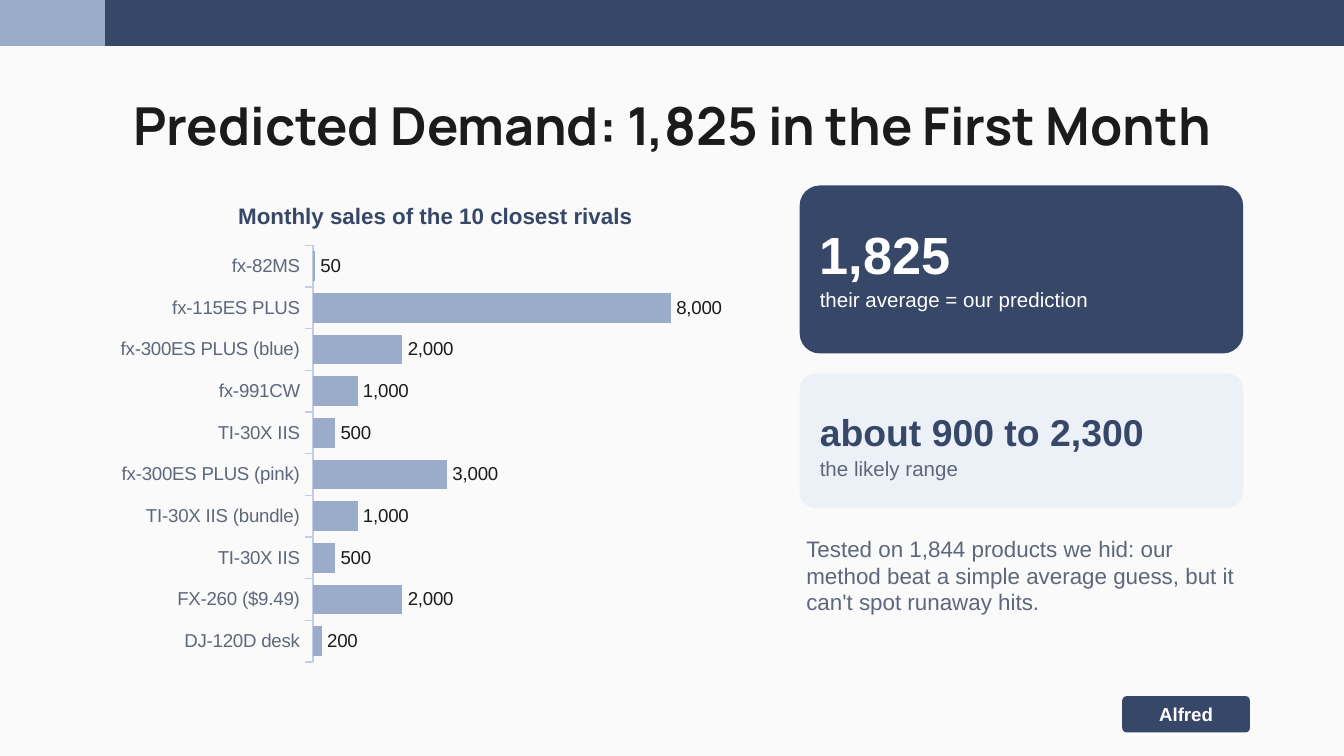
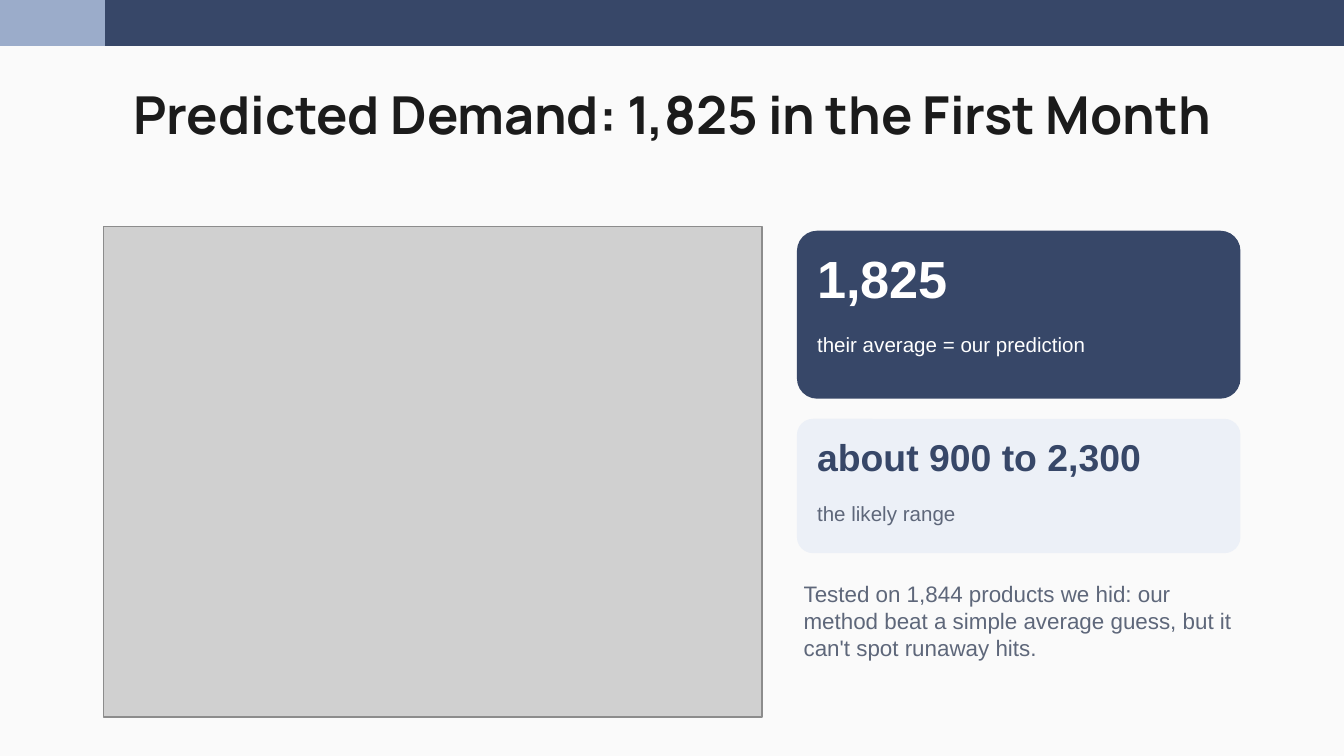
Before and after one commit to nakimagine/hello-world, a slide deck: slide 25 of Group_3_Amazon_Office_Electronic_Slides.pptx (slide 11 before the commit). Drawn at 1344x756 pixels with LibreOffice and Linux fonts; fonts in the diff are those of the drawing; grey boxes stand for pictures. Boxes give left, top, right and bottom in pixels: in the first picture for what was removed or moved away, otherwise in the second. Text is boxed around its words. In the diff, an @@ line names an element or a change of style, - is before the commit and + after.

```diff
--- a/Group_3_Amazon_Office_Electronic_Slides.pptx
+++ b/Group_3_Amazon_Office_Electronic_Slides.pptx
@@ title "Predicted Demand: 1,825 in the ...": place and size @@
-title "Predicted Demand: 1,825 in the ..." at [133,106,1211,152]
+title "Predicted Demand: 1,825 in the ..." at [133,95,1211,141]
@@ bar chart removed at [106,181,765,672] @@
-title "Monthly sales of the 10 closest rivals"
-categories: fx-82MS, fx-115ES PLUS, fx-300ES PLUS (blue), fx-991CW, TI-30X IIS, fx-300ES PLUS (pink), TI-30X IIS (bundle), TI-30X IIS, FX-260 ($9.49), DJ-120D desk
-Series 1: 50, 8000, 2000, 1000, 500, 3000, 1000, 500, 2000, 200
@@ picture added at [103,227,762,718] @@
@@ rounded rectangle: place and size @@
-rounded rectangle at [800,185,1243,353]
+rounded rectangle at [797,231,1241,399]
@@ text "1,825": place and size @@
-text "1,825" at [820,237,951,282]
+text "1,825" at [817,261,948,306]
@@ text "their average = our prediction": place and size @@
-text "their average = our prediction" at [820,292,1088,312]
+text "their average = our prediction" at [817,337,1085,357]
@@ rounded rectangle: place and size @@
-rounded rectangle at [800,374,1243,508]
+rounded rectangle at [797,419,1241,554]
@@ text "about 900 to 2,300": place and size @@
-text "about 900 to 2,300" at [820,419,1143,452]
+text "about 900 to 2,300" at [817,444,1140,477]
@@ text "the likely range": place and size @@
-text "the likely range" at [820,461,958,480]
+text "the likely range" at [817,506,956,525]
@@ text "Tested on 1,844 products we ...": place and size @@
-text "Tested on 1,844 products we ..." at [806,541,1234,615]
+text "Tested on 1,844 products we ..." at [804,586,1231,661]
@@ rounded rectangle removed at [1122,696,1250,732] @@
-Alfred
```
Also in this commit, not shown: 16 other slides changed, 19 slides added, 6 slides removed.
